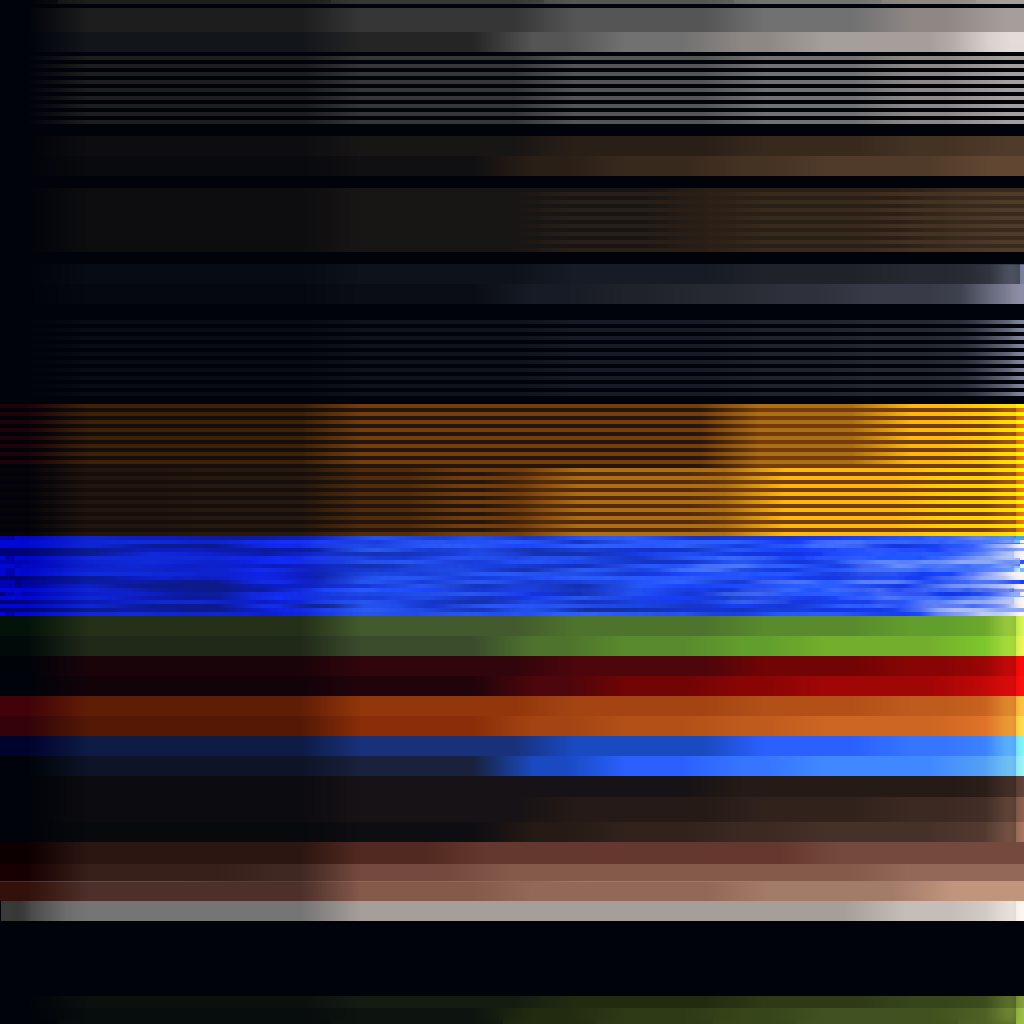
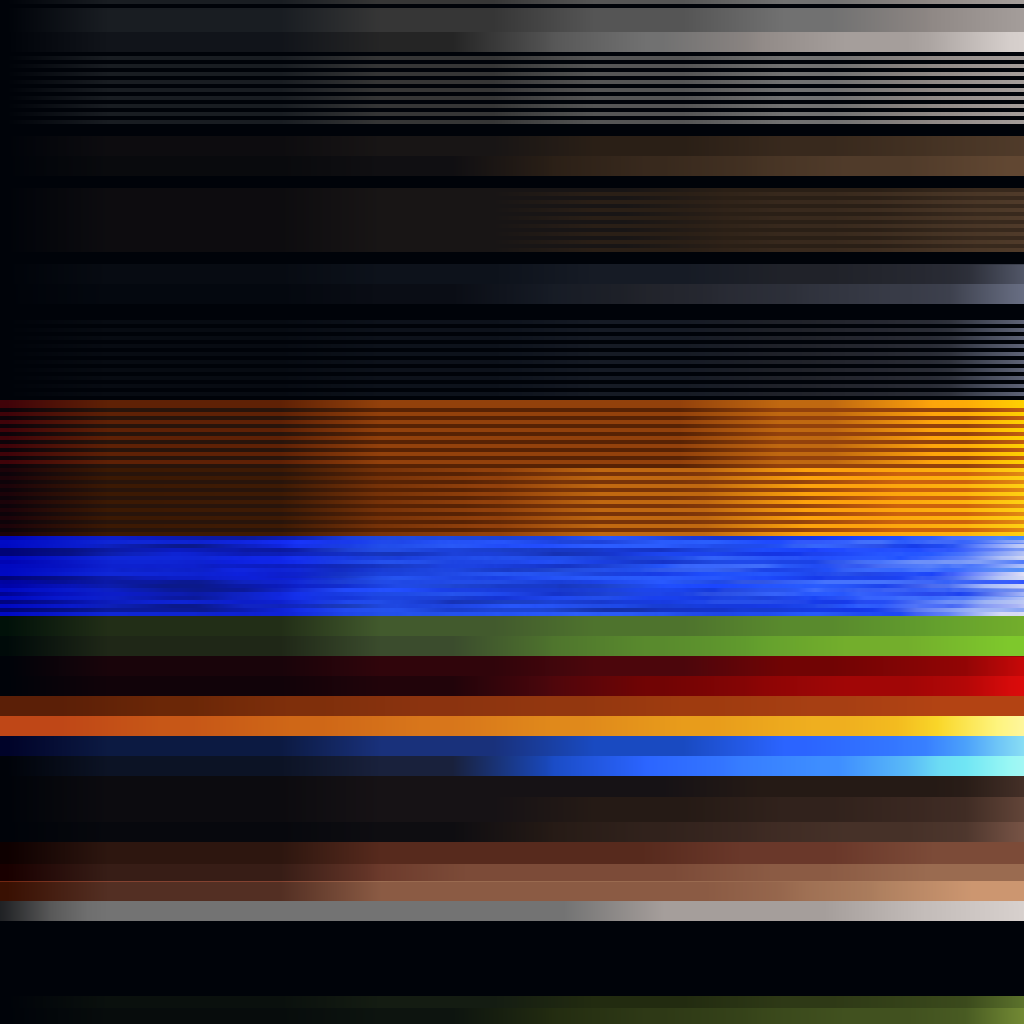
Layer changes from the first 1024×1024 image to the second:
removed layer "Layer 33" over box(0, 0, 1024, 1024)
added layer "Layer 38" above "Layer 7" over box(0, 0, 1024, 1024)
painted on "Layer 25" over box(0, 696, 58, 736)
"Layer 8": opacity 100% → 70%, painted on it over box(0, 0, 1024, 1024)
removed layer "Layer 10" over box(0, 408, 1024, 536)
painted on "Layer 9" over box(0, 408, 1024, 536)
painted on "Layer 5 copy 2" over box(845, 320, 1011, 404)
painted on "Layer 5 copy 9" over box(208, 842, 884, 901)
added layer "Layer 5 copy 10" above "Layer 5 copy 7" over box(889, 736, 1024, 776)
painted on "Layer 5 copy 7" over box(490, 736, 1024, 776)
added layer "Layer 35" above "Layer 5 copy 6" over box(0, 696, 1024, 736)
painted on "Layer 5 copy 6" over box(0, 696, 1024, 736)
